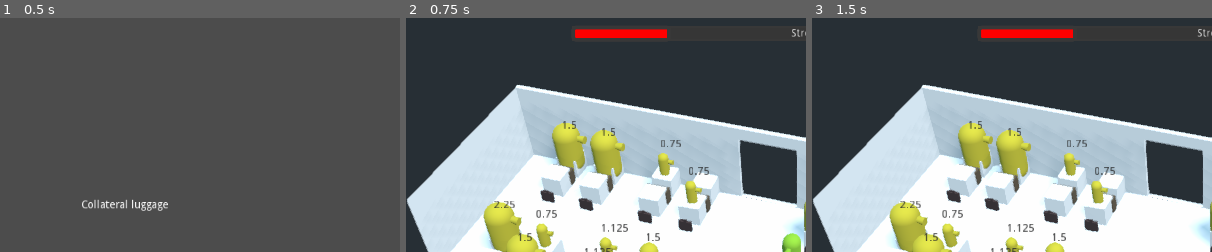
Above: before the commit, frames 1-3 (left to right).
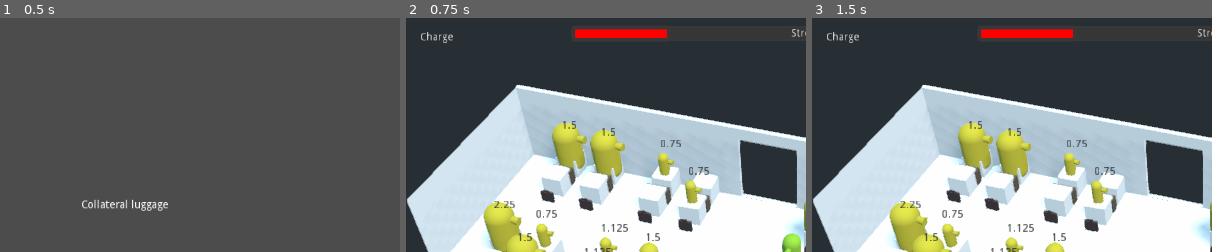
Above: after the commit, the same moments.

Repository: the-last-willy/game_jam_22_07
Game: Godot game, scene res://Game/Scenes/Main/Main.tscn
Two runs of this game, one before a commit and one after it. Both use one fixed random seed, a clock stepped at 60 frames per second and the inputs below.
Inputs (mouse positions are % of the whole screen's width and height, from its top left):
- Up to frame 1 (0.5 s): no input
- Up to frame 2 (0.75 s): click "Play" at 0.5 s
- Up to frame 3 (1.5 s): tap Enter (ui_accept) at 1.25 s; move the mouse to (72, 45) at 1.27 s; hold D (move_right) from 1.28 s (still down); tap Space (grab_luggage) at 1.35 s; click (72, 45) at 1.42 s
The pictures show only the part of the screen within x 0-50%, y 0-50%; the shares and areas given below are measured in that part.

Frame 1 is identical in both runs. In frame 2, 0.2% of the frame differs, in the area x 3-12%, y 5-11%; in frame 3, 0.2%.

Commit message:
Trying to do something.

Diff:
--- a/Game/Character/Passenger/Passenger.gd
+++ b/Game/Character/Passenger/Passenger.gd
@@ -94,7 +94,6 @@
 	if body as Player:
 		body.add_near_passenger(self)
 
-
 func _on_Area_body_exited(body):
 	if body as Player:
 		body.remove_near_passenger(self)
--- a/Game/Character/Passenger/Passenger.tscn
+++ b/Game/Character/Passenger/Passenger.tscn
@@ -5,7 +5,7 @@
 [sub_resource type="BoxShape" id=1]
 extents = Vector3( 0.6, 0.6, 0.6 )
 
-[node name="Passenger" type="Spatial"]
+[node name="Passenger" type="Spatial" groups=["passengers"]]
 script = ExtResource( 1 )
 
 [node name="Area" type="Area" parent="."]
--- a/Game/GameManager/GameManager.gd
+++ b/Game/GameManager/GameManager.gd
@@ -1,12 +1,19 @@
 extends Node
 
+signal current_charge_updated
 
 export(NodePath) var game_ui_path
 
+var level
 var game_ui_instance
 var game_end_instance
 var anger
 var lift
+var current_charge: float = 0
+
+func _on_Level_ready():
+	connect_to_all_passengers()
+	update_current_charge()
 
 func _process(delta):
 	update_global_anger(delta)
@@ -45,3 +52,17 @@
 	lift = lift + 0.9 * weight
 	game_ui_instance.update_lift(lift)
 	game_ui_instance.update_stress(anger)
+
+func connect_to_all_passengers():
+	var passengers = level.get_tree().get_nodes_in_group("passengers")
+	for passenger in passengers:
+		passenger.connect("ejected", self, "_on_Passenger_ejected")
+
+func update_current_charge():
+	current_charge = 0
+	for passenger in level.get_tree().get_nodes_in_group("passengers"):
+		current_charge += passenger.get_weight()
+	emit_signal("current_charge_updated", current_charge)
+
+func _on_Passenger_ejected(ejected_passenger: Node):
+	update_current_charge()
--- a/Game/UI/GameUI/GameUI.gd
+++ b/Game/UI/GameUI/GameUI.gd
@@ -2,6 +2,8 @@
 
 func _ready():
 	GameManager.game_ui_instance = self
+
+	GameManager.connect("current_charge_updated", self, "_on_GameManager_current_charge_updated")
 
 func update_stress(value):
 	$StressBar.value = value
@@ -14,3 +16,6 @@
 
 func get_lift():
 	return $PlaneLiftBar.value
+
+func _on_GameManager_current_charge_updated(val: float):
+	$CurrentCharge.text = "Score: %f" % val
--- a/Game/UI/GameUI/GameUI.tscn
+++ b/Game/UI/GameUI/GameUI.tscn
@@ -102,3 +102,10 @@
 text = "Lift"
 align = 1
 valign = 1
+
+[node name="CurrentCharge" type="Label" parent="."]
+margin_left = 18.0
+margin_top = 18.0
+margin_right = 89.0
+margin_bottom = 71.0
+text = "Charge"
